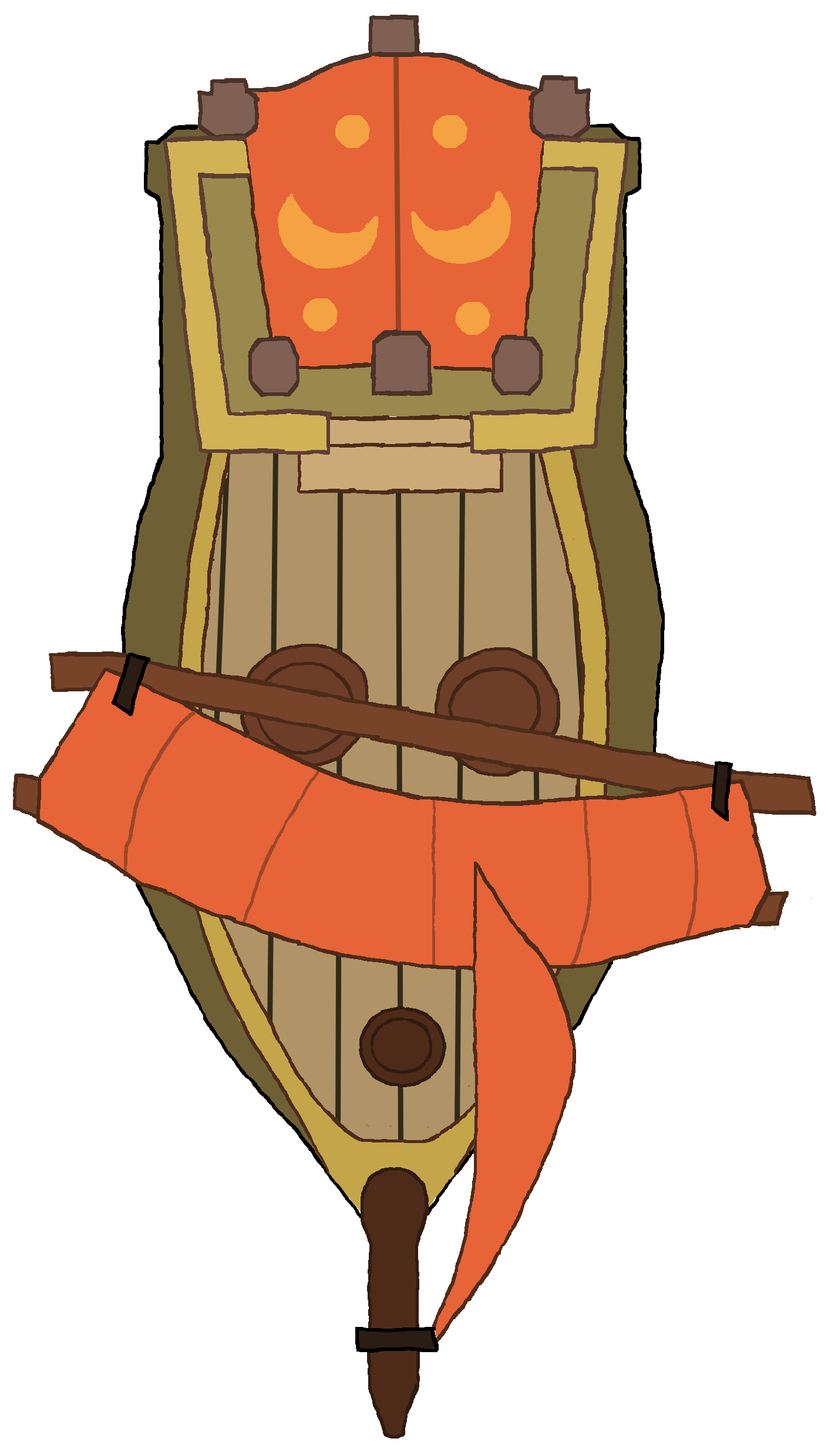
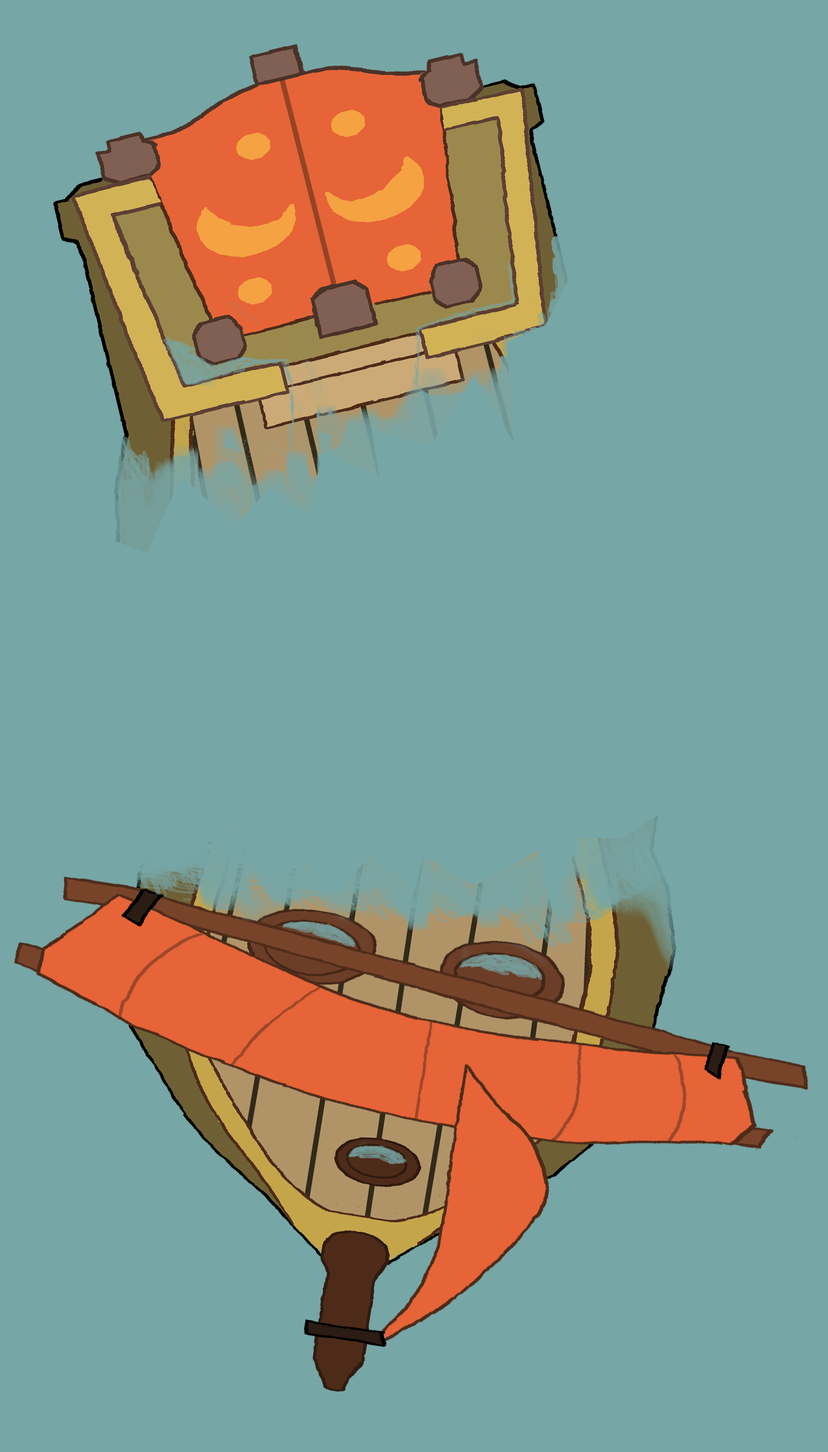
Comparing the layer stacks of the two w=828, h=1452 images. Changes:
renamed "Kontur" to "Wasser unten", opacity 100% → 90%, moved it out of group "kreis vorne", painted on it over (2, 769, 711, 1167)
removed group "Deckgrenze" (7 layers) from group "Hauptteil" over (162, 441, 611, 1217)
removed layer "Deckrand" from group "Deckgrenze" over (178, 441, 610, 1217)
removed group "Außenwand" (3 layers) from group "Hauptteil" over (121, 123, 666, 1220)
removed layer "rechts kontur" (2nd of 2, in "Schiff" › "Hauptteil" › "Außenwand") from group "Außenwand" over (388, 123, 666, 1215)
removed layer "links kontur" (2nd of 2, in "Schiff" › "Hauptteil" › "Außenwand") from group "Außenwand" over (121, 124, 364, 1220)
removed layer "Fläche" (3rd of 3, in "Schiff" › "Hauptteil" › "Außenwand") from group "Außenwand" over (123, 126, 663, 1169)
removed group "Hauptdeck-Planken" (7 layers) from group "Hauptteil" over (213, 445, 593, 1154)
removed layer "Hauptdeck" from group "Hauptteil" over (169, 442, 617, 1154)
renamed "Rehling Kante Rechts" to "Wasser oben", opacity 100% → 90%, moved it out of group "Rehling hinten", painted on it over (84, 136, 630, 652)
added layer "Ebene 1" in group "Schiff" over (52, 44, 569, 554)
painted on "Segelhalter-kontur" over (111, 652, 734, 1080)
painted on "Segelhalter materiaö" over (113, 655, 732, 1077)
painted on "SegelKontur" over (35, 668, 784, 1152)
painted on "Segelstoff Knicke" over (106, 711, 699, 1143)
painted on "Segelstoff" over (38, 670, 771, 1148)
painted on "Unterer Mast Kontur" over (12, 773, 813, 1150)
painted on "Unterer Mast fläche" over (14, 776, 801, 1153)
painted on "Mast Kontur" over (48, 651, 817, 1091)
painted on "Mast Material" over (51, 653, 814, 1089)
removed group "Hauptteil" (in "Schiff") (74 layers) from group "Schiff" over (121, 14, 666, 1439)
added layer "Hauptteil" (in "Schiff") in group "Schiff" over (128, 814, 677, 1393)
showed "Hintergrund" over (0, 0, 828, 1452)
…and 71 more changes (8 painted, 63 removed)
